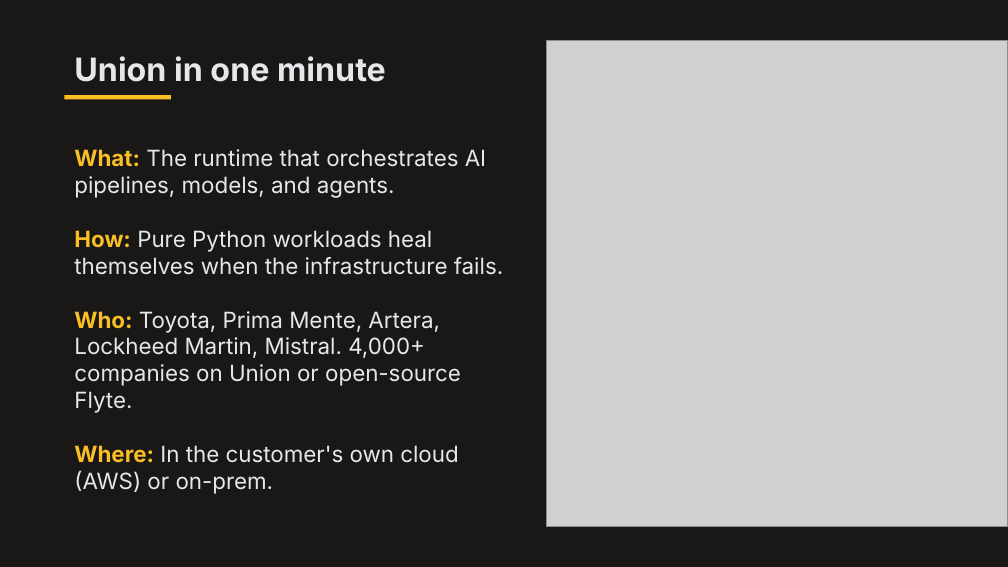
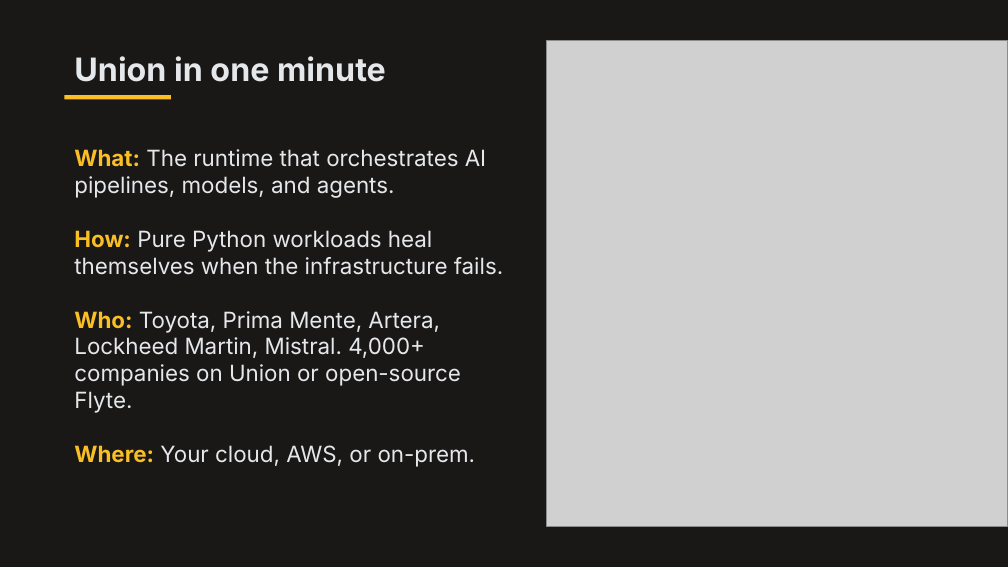
Before and after one commit to mGalarnyk/Python_Tutorials, a slide deck: slide 2 of NLP/Fine_Tuning/fomc_peft/slides/presentation_model_customization.pptx. Drawn at 1008x567 pixels with LibreOffice and Linux fonts; fonts in the diff are those of the drawing; grey boxes stand for pictures. Boxes give left, top, right and bottom in pixels: in the first picture for what was removed or moved away, otherwise in the second. Text is boxed around its words. In the diff, an @@ line names an element or a change of style, - is before the commit and + after.

```diff
--- a/NLP/Fine_Tuning/fomc_peft/slides/presentation_model_customization.pptx
+++ b/NLP/Fine_Tuning/fomc_peft/slides/presentation_model_customization.pptx
@@ text at box(74, 445, 476, 467): text changed @@
-Where: In the customer's own cloud (AWS) or on-prem.
+Where: Your cloud, AWS, or on-prem.
```
Also in this commit, not shown: 1 other file.
